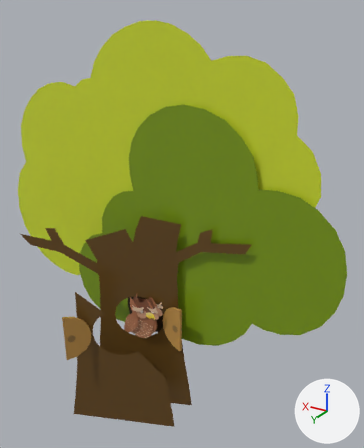
Two versions of the FBX model TestGame/Assets/Model/FieldObject/Owl/woods_hukurou_throw.fbx, one commit apart.
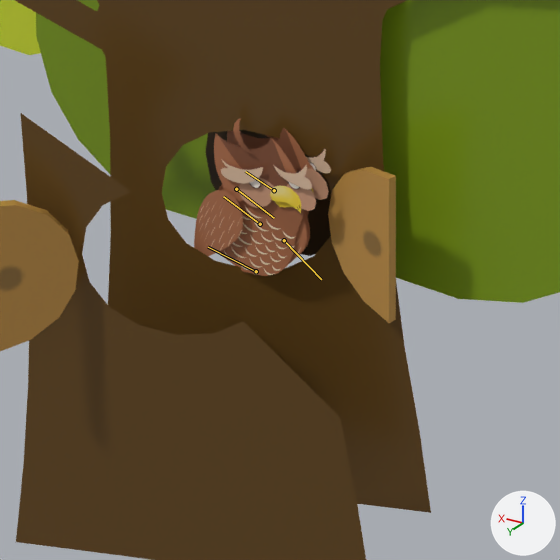
Old and new are each drawn whole from a camera (50 mm lens) standing at (-6.61, 8.86, 9.97) and looking at (-1.09, -0.33, 5.38) and again close up on the part from 19% to 63% of the width and 58% to 94% of the height. Every picture has the same lights, and +X, +Y and +Z are marked at lower right. Both versions are drawn at frame 14 of the action 'Take 001'; the numbers are the values there. The bones that change are drawn over the model as lines in the close-ups.

In view in the first close-up: 'hukurou:w_samp1', 'hukurou:w_samp2', 'hukurou:w_samp3', 'hukurou:w_samp4', 'hukurou:w_samp5', 'hukurou:w_samp7', 'hukurou:w_samp8', 'polymsh3', 'woods2A_fukurou_b', 'woods2A_fukurou_tobira_L', 'woods2A_fukurou_tobira_R', 'woods2A_fukurou_u', 'woods2B_fukurou', 'woods2C_fukurou'.
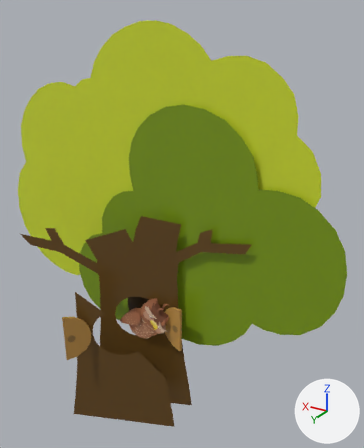
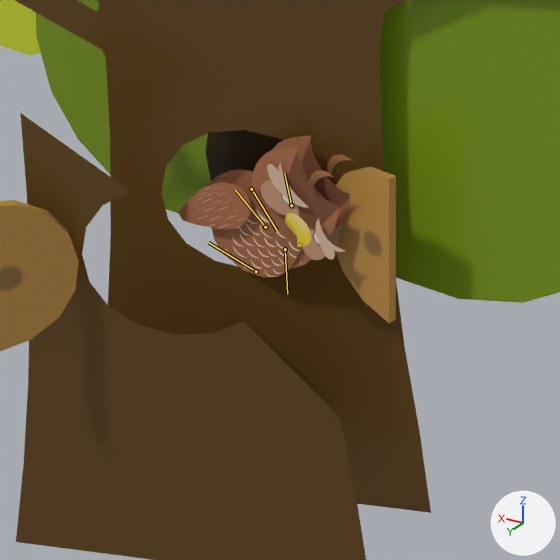
Boxes (x1, y1, x2, y2) around the edits, measured in the close-ups (560 x 560 px):
```json
{"object": "hukurou:w_samp1", "change": "posed", "before": [214, 128, 329, 213], "after": [252, 136, 350, 260], "on screen": "15% narrower, 45% taller"}
{"object": "hukurou:w_samp2", "change": "posed", "before": [219, 188, 309, 276], "after": [212, 178, 303, 277]}
{"object": "hukurou:w_samp3", "change": "posed", "before": [194, 184, 243, 256], "after": [178, 169, 253, 230]}
{"object": "hukurou:w_samp5", "change": "posed", "before": [221, 118, 331, 190], "after": [267, 155, 353, 260]}
{"object": "hukurou:w_samp4", "change": "posed", "before": [290, 213, 310, 262], "after": [290, 250, 311, 269]}
{"object": "hukurou:w_samp8", "change": "posed", "before": [288, 162, 317, 189], "after": [313, 225, 342, 245]}
{"bone": "hukurou:bone12", "before": "(256, 271) to (208, 247)", "after": "(256, 271) to (208, 242)"}
{"bone": "hukurou:bone13", "before": "(260, 224) to (223, 196)", "after": "(265, 227) to (235, 189)"}
{"bone": "hukurou:bone14", "before": "(274, 190) to (245, 171)", "after": "(291, 205) to (284, 173)"}
{"bone": "hukurou:bone", "before": "(236, 189) to (274, 218)", "after": "(251, 189) to (277, 230)"}
{"bone": "hukurou:bone3", "before": "(284, 240) to (321, 279)", "after": "(285, 249) to (287, 294)"}
```

Edits to the scene script, one JSON object a line:
```json
{"block": "bone_hukurou_bone12", "where": "bone_hukurou_bone12 = bpy.data.objects['hukurou:root8'].pose.bones['hukurou:bone12']"}
{"op": "set", "path": "bone_hukurou_bone12.rotation_quaternion", "old": "(1.0, 0.0, 0.0, 0.0)", "new": "(0.999, 0.0, 0.0, -0.051)", "note": "degrees (0, 0, 0) -> degrees (0, 0, -6)"}
{"block": "bone_hukurou_bone13", "where": "bone_hukurou_bone13 = bpy.data.objects['hukurou:root8'].pose.bones['hukurou:bone13']  # child of 'hukurou:bone12'"}
{"op": "set", "path": "bone_hukurou_bone13.rotation_quaternion", "old": "(1.0, 0.0, 0.0, 0.0)", "new": "(0.992, 0.0, 0.0, -0.125)", "note": "degrees (0, 0, 0) -> degrees (0, 0, -14)"}
{"block": "bone_hukurou_bone14", "where": "bone_hukurou_bone14 = bpy.data.objects['hukurou:root8'].pose.bones['hukurou:bone14']  # child of 'hukurou:bone13'"}
{"op": "set", "path": "bone_hukurou_bone14.rotation_quaternion", "old": "(0.992, 0.0, 0.0, 0.129)", "new": "(0.975, 0.0, 0.0, -0.223)", "note": "degrees (0, 0, 15) -> degrees (0, 0, -26)"}
{"block": "bone_hukurou_bone", "where": "bone_hukurou_bone = bpy.data.objects['hukurou:root8'].pose.bones['hukurou:bone']  # child of 'hukurou:root'"}
{"op": "set", "path": "bone_hukurou_bone.rotation_quaternion", "old": "(1.0, 0.0, 0.0, 0.0)", "new": "(0.996, 0.0, 0.0, -0.092)", "note": "degrees (0, 0, 0) -> degrees (0, 0, -11)"}
{"block": "bone_hukurou_bone3", "where": "bone_hukurou_bone3 = bpy.data.objects['hukurou:root8'].pose.bones['hukurou:bone3']  # child of 'hukurou:bone2'"}
{"op": "set", "path": "bone_hukurou_bone3.rotation_quaternion", "old": "(1.0, 0.0, 0.0, 0.0)", "new": "(0.955, 0.0, 0.0, -0.295)", "note": "degrees (0, 0, 0) -> degrees (0, 0, -34)"}
```
